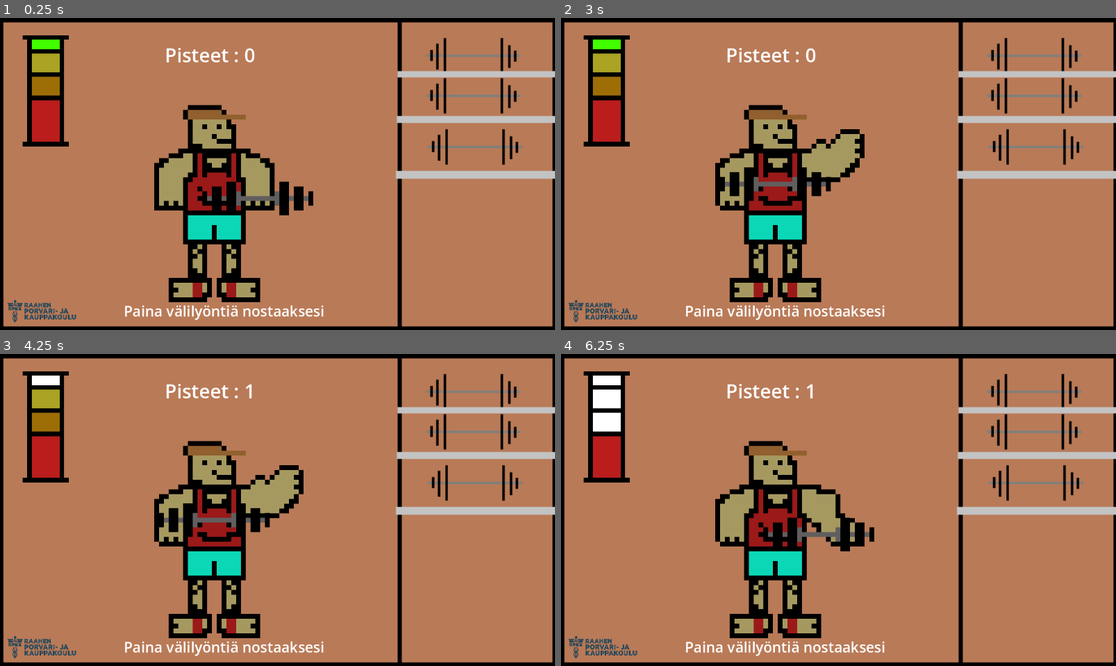
Above: before the commit, frames 1-4 (two rows, left to right).
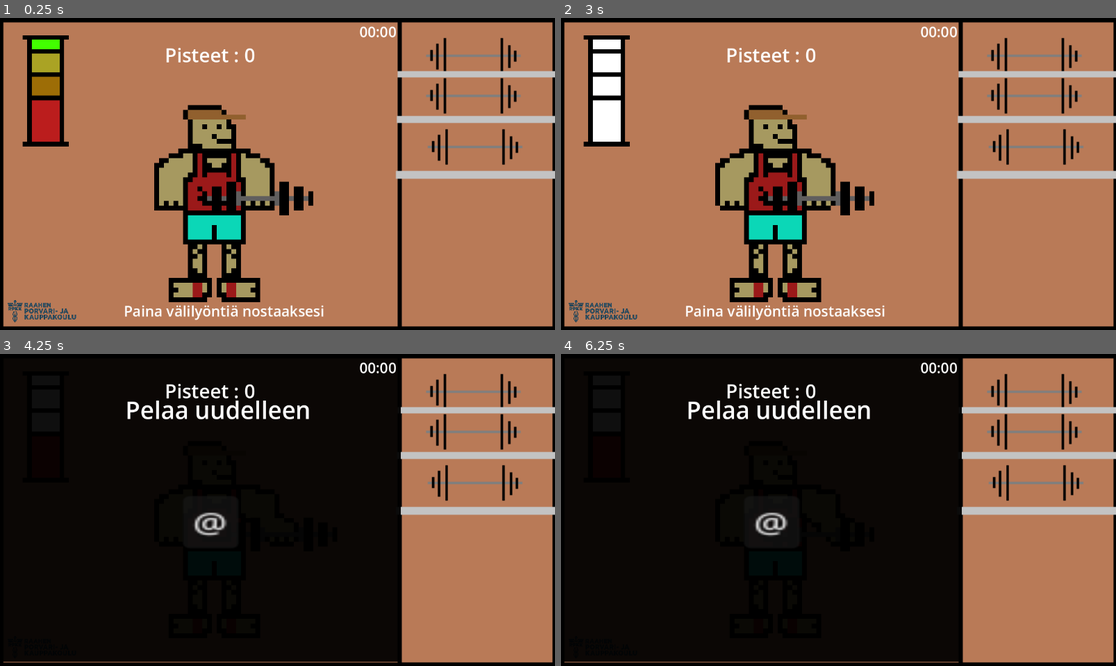
Above: after the commit, the same moments.

Repository: hiekkas/SaliPeli
Game: Godot game, scene res://tausta.tscn
Two runs of this game, one before a commit and one after it. Both use one fixed random seed, a clock stepped at 60 frames per second and the inputs below.
Inputs (mouse positions are in pixels of both pictures, inside the frame that each line leads up to):
- Up to frame 1 (0.25 s): no input
- Up to frame 2 (3 s): click (788, 314) at 0.5 s; click (788, 314) at 1.25 s; click (788, 314) at 2 s; hold Space (Nosto) from 2.78 s (still down)
- Up to frame 3 (4.25 s): tap Enter at 3.5 s; release Space (Nosto) at 3.53 s; tap Space (Nosto) at 3.6 s
- Up to frame 4 (6.25 s): click (771, 522) at 4.25 s, where only the run after the commit has a clickable "@"; hold Space (Nosto) 5.03-5.78 s; tap Space (Nosto) at 5.85 s

The runs differ from the first frame. In frame 1, 0.1% of the frame differs, in the area x 64-72%, y 2-7%; in frame 2, 4.5%; in frame 3, 64%; in frame 4, 64%, in the area x 0-73%, y 1-99%.

Commit message:
Timer + restart

Diff:
--- /dev/null
+++ b/Control.gd
@@ -0,0 +1,22 @@
+extends Control
+@onready var Vbox = $UII/VBoxContainer
+@onready var color = $ColorRect
+@onready var väli = $"../Points Text/Label"
+signal gameover
+
+func show_gameover():
+	$VBoxContainer.show()
+	$ColorRect.show()
+
+func _on_button_pressed():
+
+	emit_signal("gameover")
+	get_tree().reload_current_scene()
+	Vbox.hide()
+	color.hide()
+
+
+func _on_timo_timeout():
+	Vbox.show()
+	color.show()
+	väli.hide()
--- /dev/null
+++ b/UII.gd
@@ -0,0 +1,11 @@
+extends CanvasLayer
+
+signal Peliloppui
+
+func show_peliloppui():
+	$VBoxContainer.show()
+
+func _on_button_pressed():
+	emit_signal("Peliloppui")
+	get_tree().reload_current_scene()
+	$VBoxContainer.hide()
--- a/Ukkeli Salilla.gd
+++ b/Ukkeli Salilla.gd
@@ -2,29 +2,26 @@
 
 @onready var animation_player = $AnimationPlayer
 @onready var texture_button = $"../TextureButton"
-@onready var timer = $Timer
+@onready var timerlabel = $"../TIMO/Label"
+@onready var timer = $"../TIMO"
 @onready var label = $"../Points Text/Points"
-
 @onready var pisteet = 0
 
+signal gameovertime
+
 @onready var vaikeusaste = 1
-
+var timeron = false
 var klick = 0
 
 func _ready():
 	label.text =str(pisteet)
 	animation_player.play("Idle")
 
-func _on_texture_button_double_click():
-	if Input.is_action_just_pressed("Nosto"):
-		animation_player.play("Sali2")
-
-
 func _on_texture_button_pressed():
 	klick += 1
 	if Input.is_action_pressed("Nosto") && klick <= 1 * vaikeusaste:
 		animation_player.play("Sali1")
-
+		emit_signal("gameovertime")
 	if Input.is_action_pressed("Nosto") && klick == 2 * vaikeusaste:
 		animation_player.play("Sali2")
 
@@ -43,7 +40,14 @@
 		vaikeusaste += 1
 		label.text = "Pisteet : " + str(pisteet)
 
-#func _on_timer_timeout():
-	#if animation_player.play("Sali2") && timer.timer_timeout:
-		#print("ajastin")
-		#animation_player.play("Sali3")
+func time_left_to_play():
+	var time_left = timer.time_left
+	var minute = floor(time_left / 60)
+	var second = int(time_left) % 60
+	return [minute, second]
+
+func _process(delta):
+	timerlabel.text = "%02d:%02d" % time_left_to_play()
+	if timeron == false and Input.is_action_pressed("Nosto"):
+		timeron = true
+		timer.start()
--- a/tausta.gd
+++ b/tausta.gd
@@ -1,6 +1,4 @@
 extends Node2D
 
-var points = 0
-
-func _ready():
-	pass
+func _on_ukkeli_salilla_time():
+	$Control.show_gameover()
--- a/tausta.tscn
+++ b/tausta.tscn
@@ -18,6 +18,7 @@
 [ext_resource type="Texture2D" uid="uid://dr6a2tp485ity" path="res://Kuvat/0.png" id="14_y7s54"]
 [ext_resource type="Texture2D" uid="uid://iscjxtcyrxfg" path="res://Kuvat/Rpkk_logo-removebg-preview.png" id="15_dnp6c"]
 [ext_resource type="Texture2D" uid="uid://bc1my3dyvatst" path="res://Kuvat/Full.png" id="15_nf6xe"]
+[ext_resource type="Script" path="res://Control.gd" id="18_tqwtd"]
 
 [sub_resource type="Animation" id="Animation_yjtoj"]
 resource_name = "Idle"
@@ -302,6 +303,10 @@
 [sub_resource type="Shortcut" id="Shortcut_4ctf8"]
 events = [SubResource("InputEventKey_cw7v6")]
 
+[sub_resource type="CanvasItemMaterial" id="CanvasItemMaterial_g1i47"]
+
+[sub_resource type="Theme" id="Theme_q846e"]
+
 [node name="Tausta" type="Node2D"]
 script = ExtResource("1_7ml2h")
 
@@ -316,17 +321,14 @@
 texture = ExtResource("1_sp1qs")
 centered = false
 
-[node name="Ukkeli Salilla" type="Sprite2D" parent="."]
+[node name="ukkeli salilla" type="Sprite2D" parent="."]
 texture_filter = 1
 position = Vector2(600, 500)
 scale = Vector2(10, 9.96875)
-texture = ExtResource("10_swjd5")
+texture = ExtResource("3_1vhkl")
 script = ExtResource("4_tt3rb")
 
-[node name="Timer" type="Timer" parent="Ukkeli Salilla"]
-wait_time = 0.5
-
-[node name="AnimationPlayer" type="AnimationPlayer" parent="Ukkeli Salilla"]
+[node name="AnimationPlayer" type="AnimationPlayer" parent="ukkeli salilla"]
 libraries = {
 "": SubResource("AnimationLibrary_2o5k1")
 }
@@ -336,7 +338,7 @@
 position = Vector2(560, 390)
 scale = Vector2(10, 10)
 texture = ExtResource("6_d5awo")
-offset = Vector2(5, -13)
+offset = Vector2(0, -1)
 
 [node name="Points Text" type="CanvasLayer" parent="."]
 script = ExtResource("7_elu2d")
@@ -383,6 +385,83 @@
 scale = Vector2(9.625, 9.625)
 texture = ExtResource("15_nf6xe")
 
-[connection signal="timeout" from="Ukkeli Salilla/Timer" to="Ukkeli Salilla" method="_on_timer_timeout"]
-[connection signal="animation_finished" from="Ukkeli Salilla/AnimationPlayer" to="Ukkeli Salilla" method="_on_animation_player_animation_finished"]
-[connection signal="pressed" from="TextureButton" to="Ukkeli Salilla" method="_on_texture_button_pressed"]
+[node name="TIMO" type="Timer" parent="."]
+one_shot = true
+
+[node name="Label" type="Label" parent="TIMO"]
+offset_left = 746.0
+offset_top = 7.0
+offset_right = 827.0
+offset_bottom = 58.0
+theme_override_font_sizes/font_size = 30
+text = "1:30"
+
+[node name="Control" type="Control" parent="."]
+layout_mode = 3
+anchors_preset = 0
+offset_left = 256.0
+offset_top = 11.0
+offset_right = 296.0
+offset_bottom = 51.0
+scale = Vector2(10.4554, 15.7605)
+script = ExtResource("18_tqwtd")
+
+[node name="UII" type="CanvasLayer" parent="Control"]
+
+[node name="VBoxContainer" type="VBoxContainer" parent="Control/UII"]
+visible = false
+anchors_preset = 8
+anchor_left = 0.5
+anchor_top = 0.5
+anchor_right = 0.5
+anchor_bottom = 0.5
+offset_left = -331.0
+offset_top = -243.0
+offset_right = 85.0
+offset_bottom = -147.0
+grow_horizontal = 2
+grow_vertical = 2
+
+[node name="Teksti" type="Label" parent="Control/UII/VBoxContainer"]
+layout_mode = 2
+theme_override_font_sizes/font_size = 50
+text = "Pelaa uudelleen"
+horizontal_alignment = 1
+vertical_alignment = 1
+
+[node name="Restart" type="Label" parent="Control/UII/VBoxContainer"]
+layout_mode = 2
+horizontal_alignment = 1
+vertical_alignment = 1
+
+[node name="Button" type="Button" parent="Control/UII/VBoxContainer/Restart"]
+layout_mode = 0
+offset_left = 135.0
+offset_top = 141.0
+offset_right = 158.0
+offset_bottom = 172.0
+scale = Vector2(5, 3.5)
+text = "@"
+icon_alignment = 1
+
+[node name="ColorRect" type="ColorRect" parent="Control"]
+visible = false
+material = SubResource("CanvasItemMaterial_g1i47")
+layout_mode = 1
+anchors_preset = 15
+anchor_right = 1.0
+anchor_bottom = 1.0
+offset_left = -24.0067
+offset_top = -0.507597
+offset_right = -24.0067
+offset_bottom = -0.507595
+grow_horizontal = 2
+grow_vertical = 2
+scale = Vector2(1.97668, 1.02105)
+theme = SubResource("Theme_q846e")
+color = Color(0, 0, 0, 0.941176)
+
+[connection signal="animation_finished" from="ukkeli salilla/AnimationPlayer" to="ukkeli salilla" method="_on_animation_player_animation_finished"]
+[connection signal="pressed" from="TextureButton" to="ukkeli salilla" method="_on_texture_button_pressed"]
+[connection signal="timeout" from="TIMO" to="Control" method="_on_timo_timeout"]
+[connection signal="pressed" from="Control/UII/VBoxContainer/Restart/Button" to="Control" method="_on_button_pressed"]
Not shown: 1 places in tausta.tscn that only renumber resources
